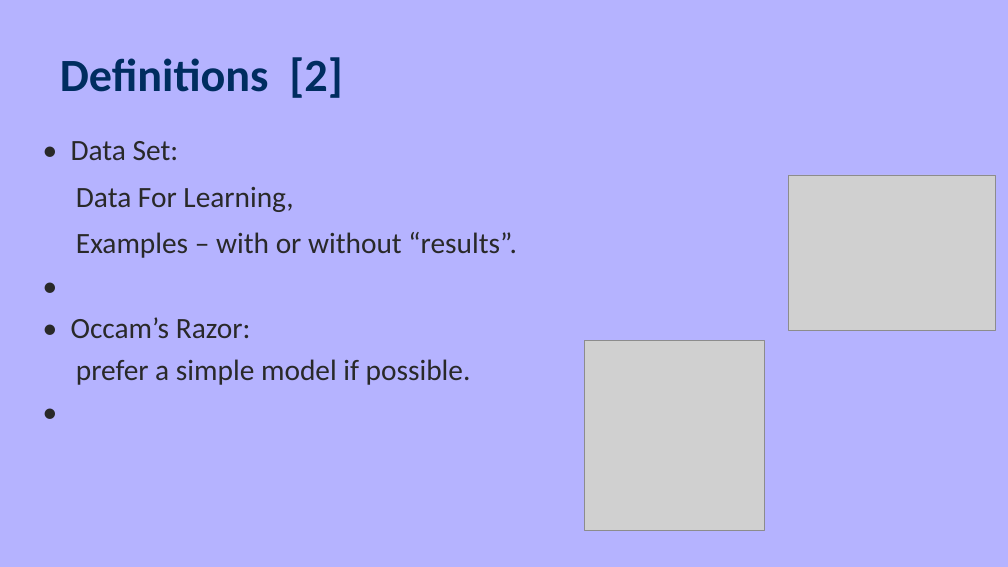
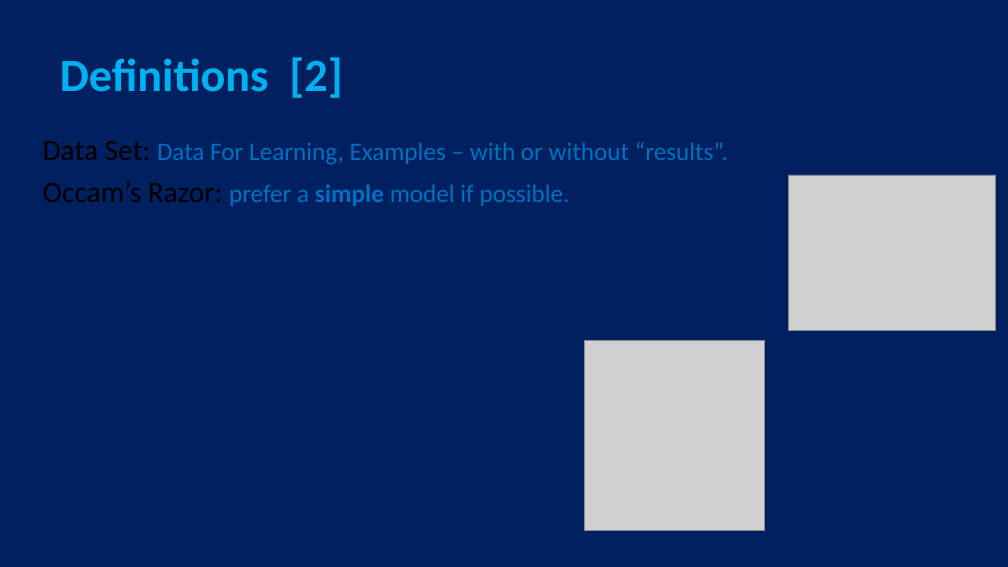
Before and after one commit to moran-abitbul/PreFix, a slide deck: slide 5 of server/uploads/updated-check.pptx. Drawn at 1008x567 pixels with LibreOffice and Linux fonts; fonts in the diff are those of the drawing; grey boxes stand for pictures. Boxes give left, top, right and bottom in pixels: in the first picture for what was removed or moved away, otherwise in the second. Text is boxed around its words. In the diff, an @@ line names an element or a change of style, - is before the commit and + after.

```diff
--- a/server/uploads/updated-check.pptx
+++ b/server/uploads/updated-check.pptx
@@ background #B5B3FF to #002060 @@
@@ title "Definitions [2]" at (60, 57, 342, 98): text colour #002D60 to #00B0F0 @@
@@ text at (157, 142, 728, 206): text changed; size 28 to 24 pt; text colour #292929 to #0070C0 @@
-• Data Set:
-Data For Learning,
-Examples – with or without “results”.
-•
-• Occam’s Razor:
-prefer a simple model if possible.
-•
+Data Set: Data For Learning, Examples – with or without “results”.
+Occam’s Razor: prefer a simple model if possible.
```
Also in this commit, not shown: 6 other slides changed, 14 other files.
